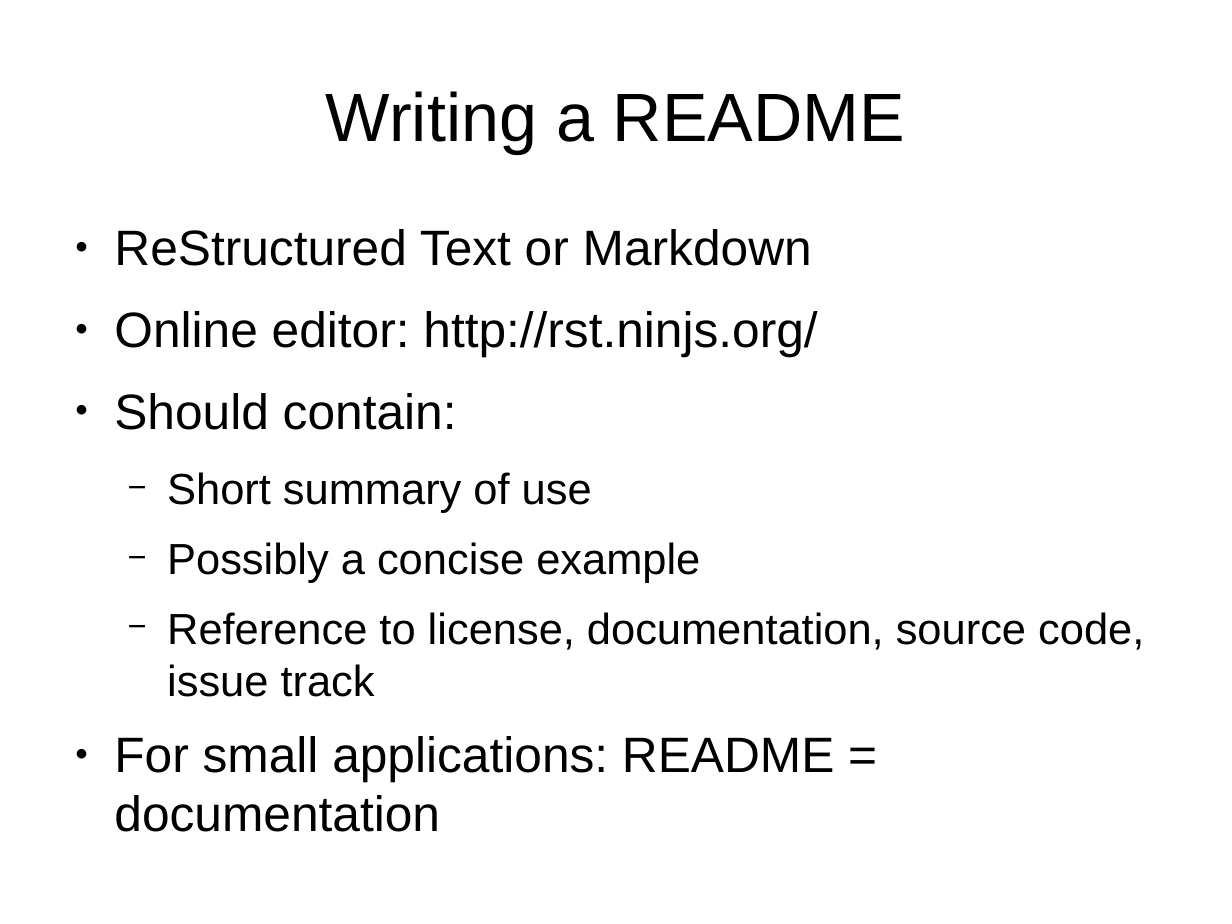
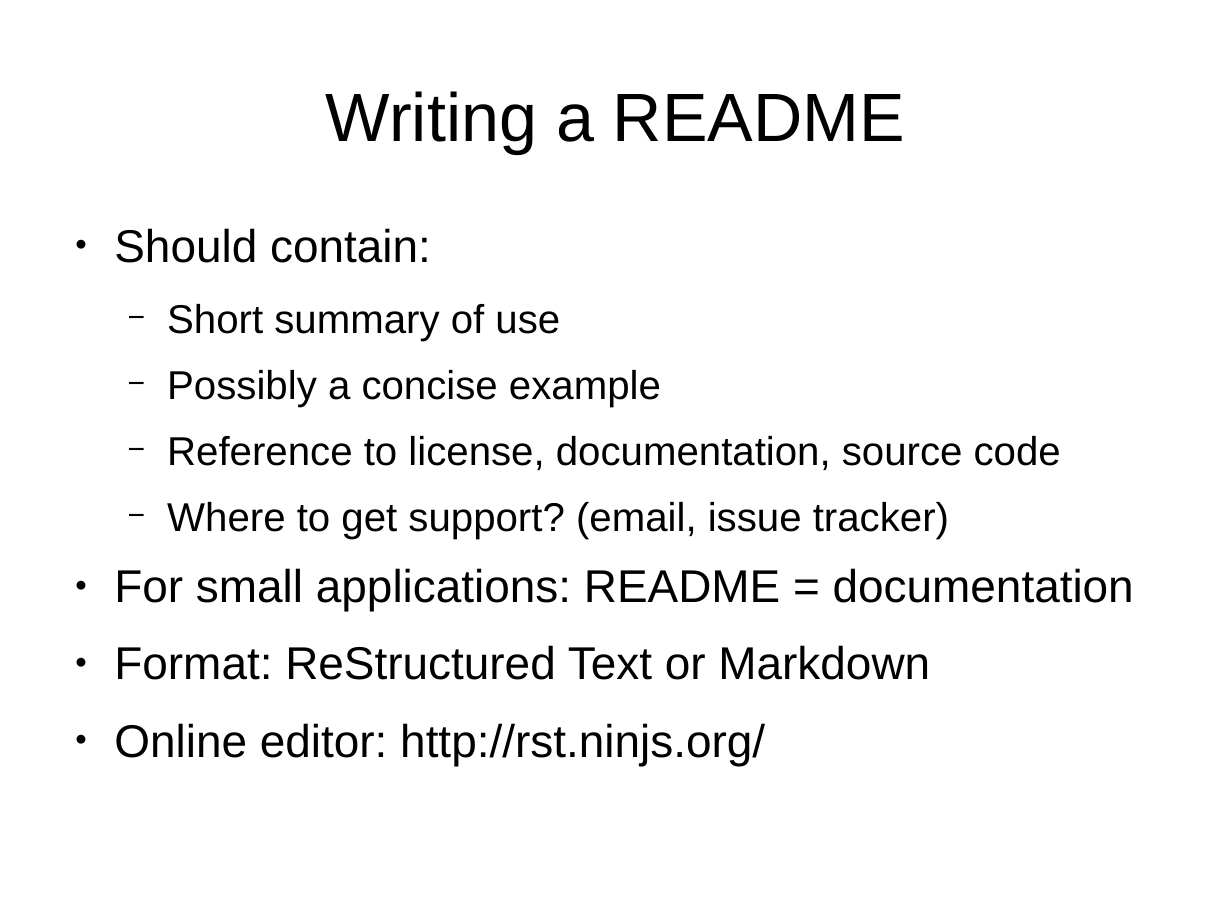
Before and after one commit to roskakori/talks, a slide deck: slide 23 of pygraz/opensourceprojects/Open source projects with Python.odp (slide 22 before the commit). Drawn at 1232x924 pixels with LibreOffice and Linux fonts; fonts in the diff are those of the drawing. Boxes give left, top, right and bottom in pixels: in the first picture for what was removed or moved away, otherwise in the second. Text is boxed around its words. In the diff, an @@ line names an element or a change of style, - is before the commit and + after.

```diff
--- a/pygraz/opensourceprojects/Open source projects with Python.odp
+++ b/pygraz/opensourceprojects/Open source projects with Python.odp
@@ text at bbox=[114, 229, 817, 357]: paragraphs removed @@
-● ReStructured Text or Markdown
-● Online editor: http://rst.ninjs.org/
@@ text at bbox=[114, 228, 1134, 611]: size 32 to 29.6 pt in "Should contain:", "For small applications: README = documentation"; size 28 to 25.9 pt in "Short summary of use", "Possibly a concise example" @@
@@ text at bbox=[167, 436, 1061, 539]: text changed; size 28 to 25.9 pt @@
-  − Reference to license, documentation, source code, issue track
+  − Reference to license, documentation, source code
+  − Where to get support? (email, issue tracker)
@@ text at bbox=[114, 645, 930, 765]: paragraphs added @@
+● Format: ReStructured Text or Markdown
+● Online editor: http://rst.ninjs.org/
```
Also in this commit, not shown: 12 other slides changed, 10 slides added, 2 slides removed.
